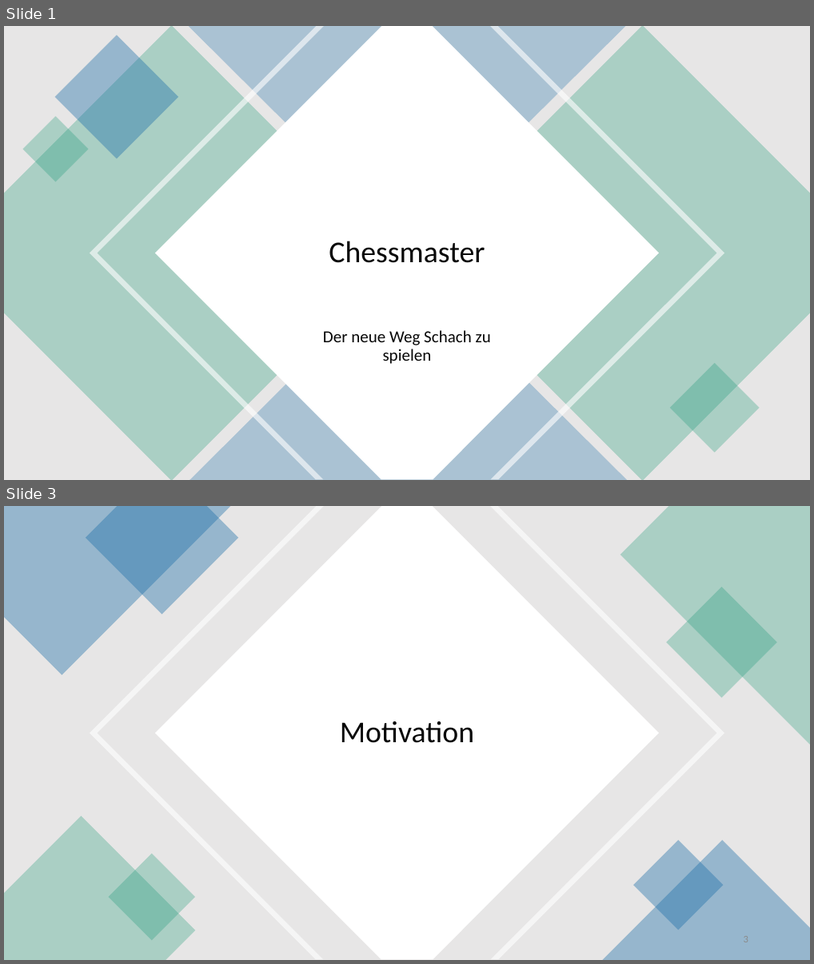
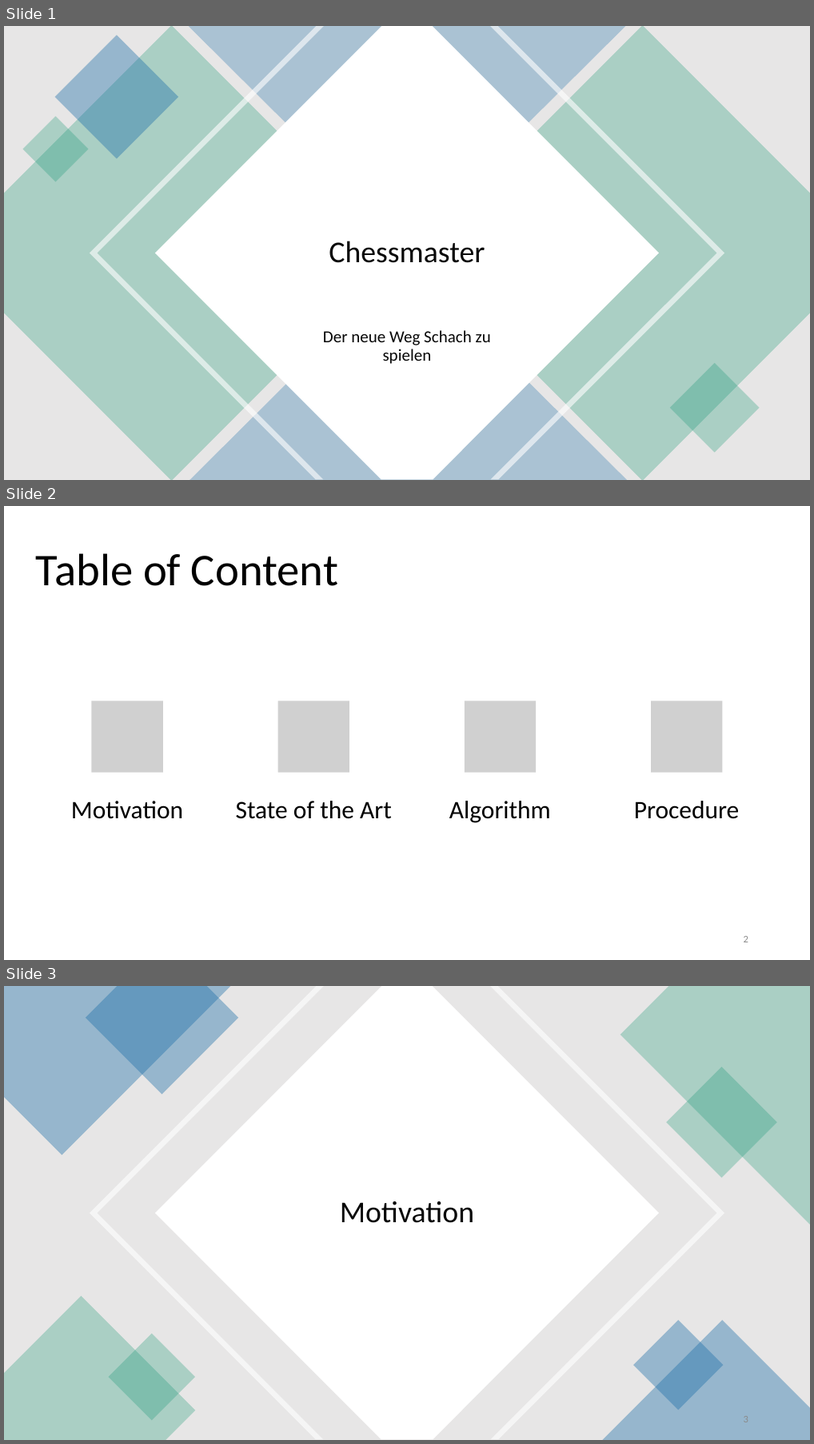
Before and after one commit to Brebeck-Jan/chessmaster, a slide deck: Präsentationen/Zwischen_Präse/Chessmaster_Zwischenpräsentation.pptx. Shown one above the other, each under a label of ours: slides 1 and 3 before the commit, slides 1, 2 and 3 after it; the slides between them are not shown. The pictures are 814x964 and 814x1444 pixels, drawn with LibreOffice and Linux fonts; fonts in the diff are those of the drawing; grey boxes stand for pictures. Boxes give left, top, right and bottom in pixels: in the first picture for what was removed or moved away, otherwise in the second. Text is boxed around its words. In the diff, an @@ line names an element or a change of style, - is before the commit and + after.

```diff
--- a/Präsentationen/Zwischen_Präse/Chessmaster_Zwischenpräsentation.pptx
+++ b/Präsentationen/Zwischen_Präse/Chessmaster_Zwischenpräsentation.pptx
@@ slide 2 added at <box>4,506,810,960</box>, background #FFFFFF @@
@@ title added at <box>36,553,338,586</box>, 54 pt, text #000000 @@
+Table of Content
@@ group added at <box>71,700,740,823</box>: 4 pictures, 4 texts @@
+Motivation
+State of the Art
+Algorithm
+Procedure
@@ page number added at <box>744,936,749,942</box>, 12 pt, text #8C8C8C @@
+2
```
Also in this commit, not shown: 8 other slides added, 3 slides removed.
